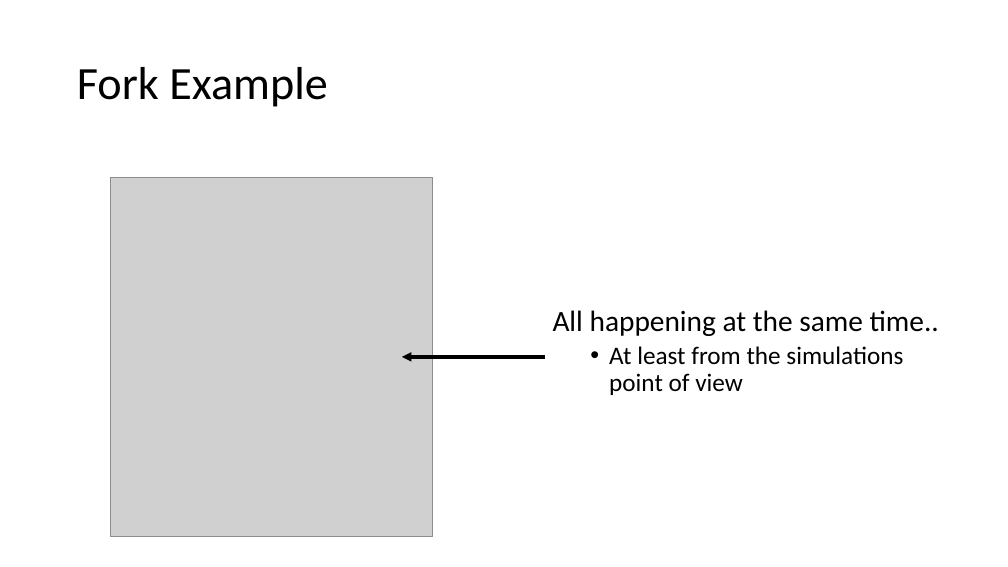
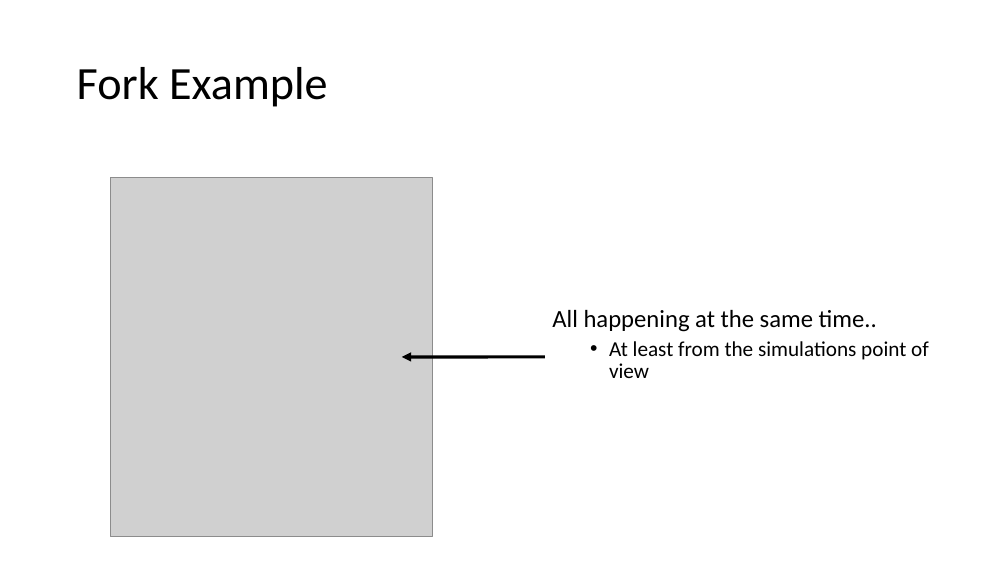
Before and after one commit to isomoye/EEGR471, a slide deck: slide 19 of sections/Segment_6.pptm. Drawn at 1008x567 pixels with LibreOffice and Linux fonts; fonts in the diff are those of the drawing; grey boxes stand for pictures. Boxes give left, top, right and bottom in pixels: in the first picture for what was removed or moved away, otherwise in the second. Text is boxed around its words. In the diff, an @@ line names an element or a change of style, - is before the commit and + after.

```diff
--- a/sections/Segment_6.pptm
+++ b/sections/Segment_6.pptm
@@ text "All happening at the same ..." at bbox=[552, 310, 929, 378]: size 28 to 23.5 pt in "All happening at the same time.."; size 24 to 20.2 pt in "At least from the simulations point of ..." @@
```
Also in this commit, not shown: 1 other slide changed, 50 slides removed, 3 other files.
